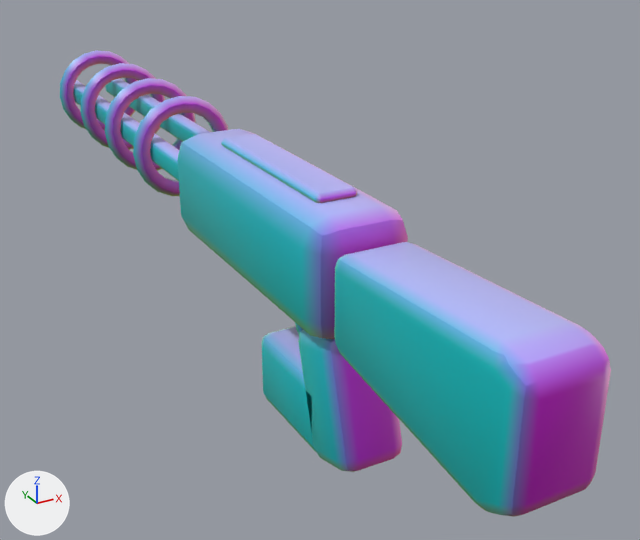
What one commit did to the glTF model game/assets/models/weapons/wpn_rail.glb.
One viewpoint serves both versions: a camera (50 mm lens) standing at (-0.138, -0.233, 0.144) and looking at (0.033, 0.077, -0.011). Every picture has the same lights, and +X, +Y and +Z are marked at lower left. The picture after the commit comes second. Where no turn or scale is listed for an object, it has been applied to the vertices. Vertices at exactly the same position are counted once.

The first picture shows 'wpn_rail_mesh'.
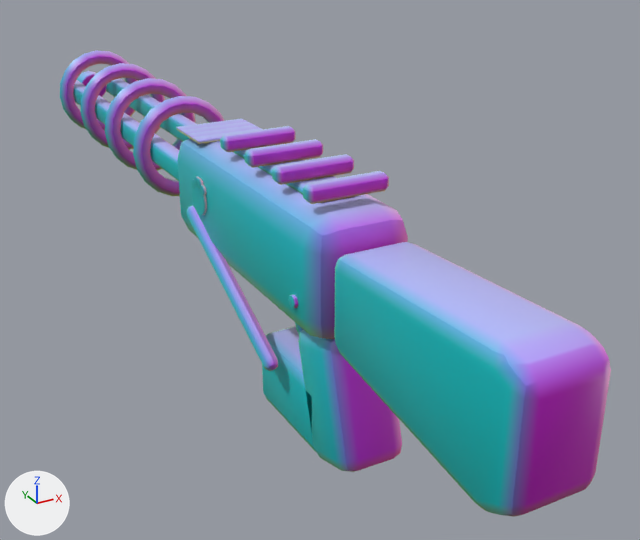
What changed in the scene script:
```text
Add mat_m_flat:
    mat_m_flat = bpy.data.materials.new('M_flat')
    mat_m_flat.use_nodes = True; mat_m_flat.node_tree.nodes.clear()
    _N = mat_m_flat.node_tree.nodes; _L = mat_m_flat.node_tree.links
    n0 = _N.new('ShaderNodeBsdfPrincipled'); n0.name = 'Principled BSDF'
    n0.inputs[2].default_value = 0.4  # 'Roughness'
    n1 = _N.new('ShaderNodeOutputMaterial'); n1.name = 'Material Output'
    n2 = _N.new('ShaderNodeVertexColor'); n2.name = 'Color Attribute'
    _L.new(n0.outputs[0], n1.inputs[0])  # 'BSDF' to 'Surface'
    _L.new(n2.outputs[0], n0.inputs[0])  # 'Color' to 'Base Color'
Change me_wpn_rail_mesh:
    remove me_wpn_rail_mesh.from_pydata(...)  # 928 vertices, 1820 faces; spans x -0.024..0.024, y -0.105..0.305, z -0.046..0.054
    add me_wpn_rail_mesh.from_pydata(...)  # 1426 vertices, 2732 faces; spans x -0.024..0.024, y -0.105..0.311, z -0.046..0.057
    me_wpn_rail_mesh part 1: the loose piece of 24 vertices spanning x -0.008..0.008, y 0.005..0.085, z 0.047..0.051 is copied, and the copy is scaled about its middle by (1.99, 0.0516, 1.67), then moved by (0.0, -0.045, 0.005), in mat_m_metal; it spans x -0.015..0.015, y -0.003..0.003, z 0.051..0.057
    me_wpn_rail_mesh part 2: the loose piece of 24 vertices spanning x -0.008..0.008, y 0.005..0.085, z 0.047..0.051 is copied, and the copy is scaled about its middle by (1.99, 0.0516, 1.67), then moved by (0.0, -0.023, 0.005), in mat_m_metal; it spans x -0.015..0.015, y 0.019..0.025, z 0.051..0.057
    me_wpn_rail_mesh part 3: the loose piece of 24 vertices spanning x -0.008..0.008, y 0.005..0.085, z 0.047..0.051 is copied, and the copy is scaled about its middle by (1.99, 0.0516, 1.67), then moved by (0.0, -0.001, 0.005), in mat_m_metal; it spans x -0.015..0.015, y 0.041..0.047, z 0.051..0.057
    me_wpn_rail_mesh part 4: the loose piece of 24 vertices spanning x -0.008..0.008, y 0.005..0.085, z 0.047..0.051 is copied, and the copy is scaled about its middle by (1.99, 0.0516, 1.67), then moved by (0.0, 0.021, 0.005), in mat_m_metal; it spans x -0.015..0.015, y 0.063..0.069, z 0.051..0.057
    me_wpn_rail_mesh part 5: a new loose piece, a box spanning x -0.015..0.015, y 0.0901..0.0962, z 0.0482..0.0494, in mat_m_flat
    me_wpn_rail_mesh part 6: a new loose piece, a box spanning x -0.015..0.015, y 0.0963..0.1024, z 0.0482..0.0494, in mat_m_flat
    me_wpn_rail_mesh part 7: a new loose piece, a box spanning x -0.015..0.015, y 0.1026..0.1087, z 0.0482..0.0494, in mat_m_flat
    me_wpn_rail_mesh part 8: a new loose piece, a box spanning x -0.015..0.015, y 0.1088..0.1149, z 0.0482..0.0494, in mat_m_flat
    me_wpn_rail_mesh part 9: a new loose piece, a 12-sided cylinder along x spanning x -0.0204..-0.0192, y 0.0737..0.0863, z 0.0225..0.0351, in mat_m_flat
    me_wpn_rail_mesh part 10: a new loose piece, a 12-sided cylinder along x spanning x -0.0204..-0.0192, y 0.0736..0.0777, z 0.0318..0.0359, in mat_m_flat
    me_wpn_rail_mesh part 11: a new loose piece, a 12-sided cylinder along x spanning x -0.0204..-0.0192, y 0.0765..0.0806, z 0.0337..0.0378, in mat_m_flat
    me_wpn_rail_mesh part 12: a new loose piece of 72 vertices spanning x -0.008..0.008, y 0.299..0.311, z 0.022..0.038, in mat_m_metal
    me_wpn_rail_mesh part 13: a new loose piece of 48 vertices spanning x -0.02..-0.019, y -0.002..0.002, z 0.016..0.02, in mat_m_metal
    me_wpn_rail_mesh part 14: a new loose piece of 34 vertices spanning x -0.022..-0.016, y 0.017..0.093, z -0.018..0.023, in mat_m_toon_base
    other edits to the shape of me_wpn_rail_mesh do not show in these pictures
    add me_wpn_rail_mesh.materials.append(mat_m_flat)
```

Pixel boxes (x1, y1, x2, y2) of what changed, in the pictures (640 x 540 px):
part 1 of me_wpn_rail_mesh, added: after (303, 171, 389, 204)
part 2 of me_wpn_rail_mesh, added: after (272, 154, 354, 185)
part 3 of me_wpn_rail_mesh, added: after (245, 139, 323, 168)
part 4 of me_wpn_rail_mesh, added: after (220, 126, 296, 152)
part 5 of me_wpn_rail_mesh, added: after (193, 128, 262, 144)
part 6 of me_wpn_rail_mesh, added: after (187, 125, 259, 140)
part 7 of me_wpn_rail_mesh, added: after (182, 122, 254, 136)
part 8 of me_wpn_rail_mesh, added: after (176, 119, 248, 133)
part 9 of me_wpn_rail_mesh, added: after (192, 186, 207, 215)
part 10 of me_wpn_rail_mesh, added: after (200, 185, 206, 196)
part 11 of me_wpn_rail_mesh, added: after (197, 178, 203, 189)
part 12 of me_wpn_rail_mesh, added: after (77, 71, 107, 97)
part 13 of me_wpn_rail_mesh, added: after (288, 295, 298, 308)
part 14 of me_wpn_rail_mesh, added: after (186, 206, 278, 371)
